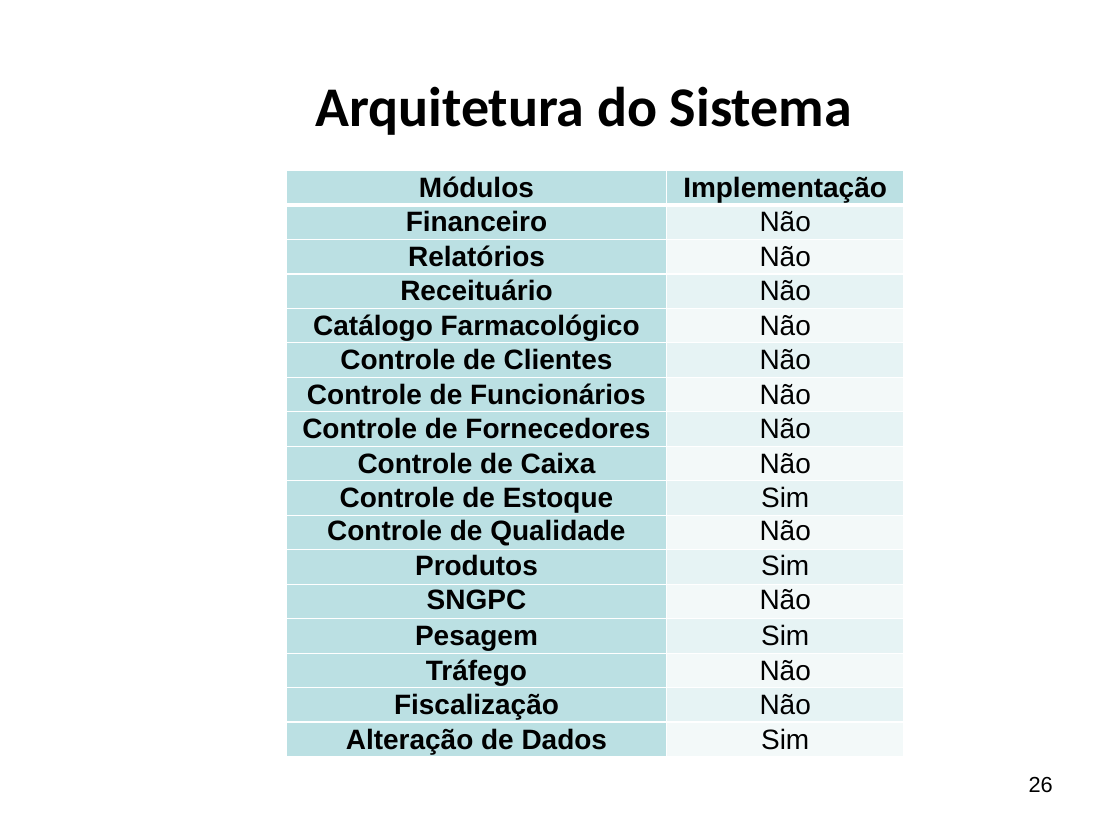
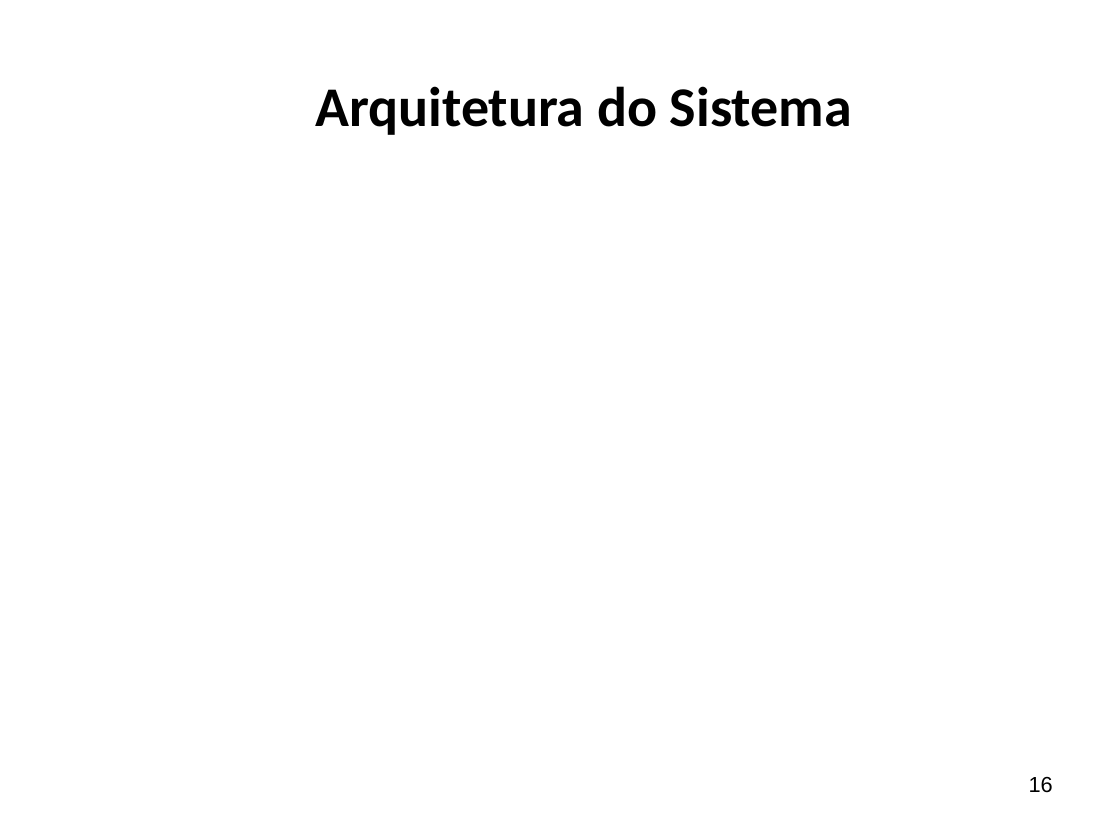
Before and after one commit to ricardopetrere/TCC_FTT, a slide deck: slide 16 of documentos/Apresentação Banca.pptx (slide 26 before the commit). Drawn at 1120x840 pixels with LibreOffice and Linux fonts; fonts in the diff are those of the drawing; background and template pictures are left out. Boxes give left, top, right and bottom in pixels: in the first picture for what was removed or moved away, otherwise in the second. Text is boxed around its words. In the diff, an @@ line names an element or a change of style, - is before the commit and + after.

```diff
--- a/documentos/Apresentação Banca.pptx
+++ b/documentos/Apresentação Banca.pptx
@@ table removed at (287, 170, 904, 758), 17 rows, 2 columns @@
-Módulos | Implementação
-Financeiro | Não
-Relatórios | Não
-Receituário | Não
-Catálogo Farmacológico | Não
-Controle de Clientes | Não
-Controle de Funcionários | Não
-Controle de Fornecedores | Não
-Controle de Caixa | Não
-Controle de Estoque | Sim
-Controle de Qualidade | Não
-Produtos | Sim
-SNGPC | Não
-Pesagem | Sim
-Tráfego | Não
-Fiscalização | Não
-Alteração de Dados | Sim
@@ page number at (1029, 777, 1053, 793): text changed @@
-26
+16
```
Also in this commit, not shown: 6 other slides changed, 10 slides added, 23 slides removed.
